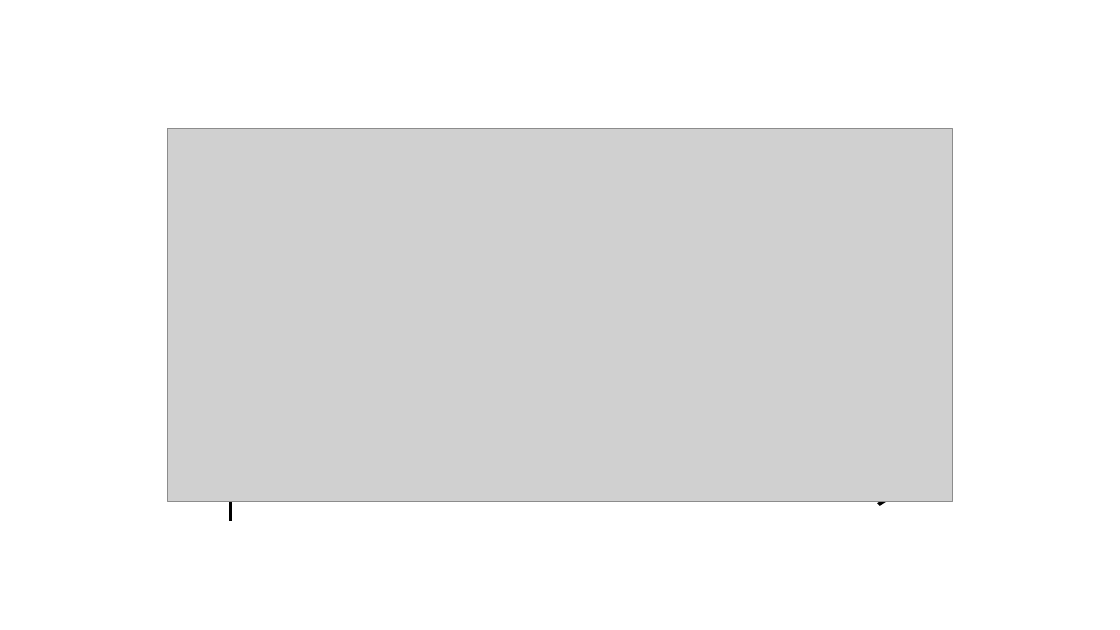
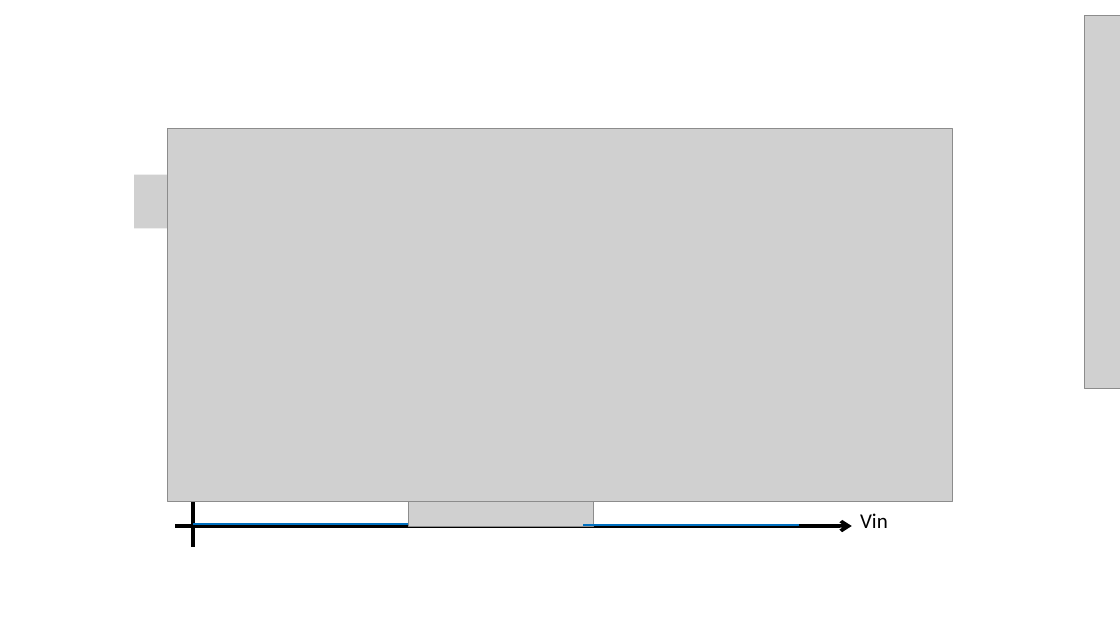
Before and after one commit to chuatzonglin/analog-circuit-design-fundamentals-fa21, a slide deck: slide 4 of hw/hw02/img/q3/imgs.pptx. Drawn at 1120x630 pixels with LibreOffice and Linux fonts; fonts in the diff are those of the drawing; grey boxes stand for pictures. Boxes give left, top, right and bottom in pixels: in the first picture for what was removed or moved away, otherwise in the second. Text is boxed around its words. In the diff, an @@ line names an element or a change of style, - is before the commit and + after.

```diff
--- a/hw/hw02/img/q3/imgs.pptx
+++ b/hw/hw02/img/q3/imgs.pptx
@@ picture added at [1085,16,1120,388] @@
@@ picture added at [134,175,306,229] @@
@@ 2 arrows, 1 text: place and size @@
-2 arrows, 1 text at [213,202,926,521]
+2 arrows, 1 text at [175,229,888,547]
@@ picture: place and size @@
-picture at [231,333,824,500]
+picture at [408,359,593,526]
@@ line added from (193, 524) to (408, 524), #0070C0 2.25 pt @@
@@ line added from (583, 525) to (799, 525), #0070C0 2.25 pt @@
```
Also in this commit, not shown: 1 slide added, 1 slide removed, 28 other files.
